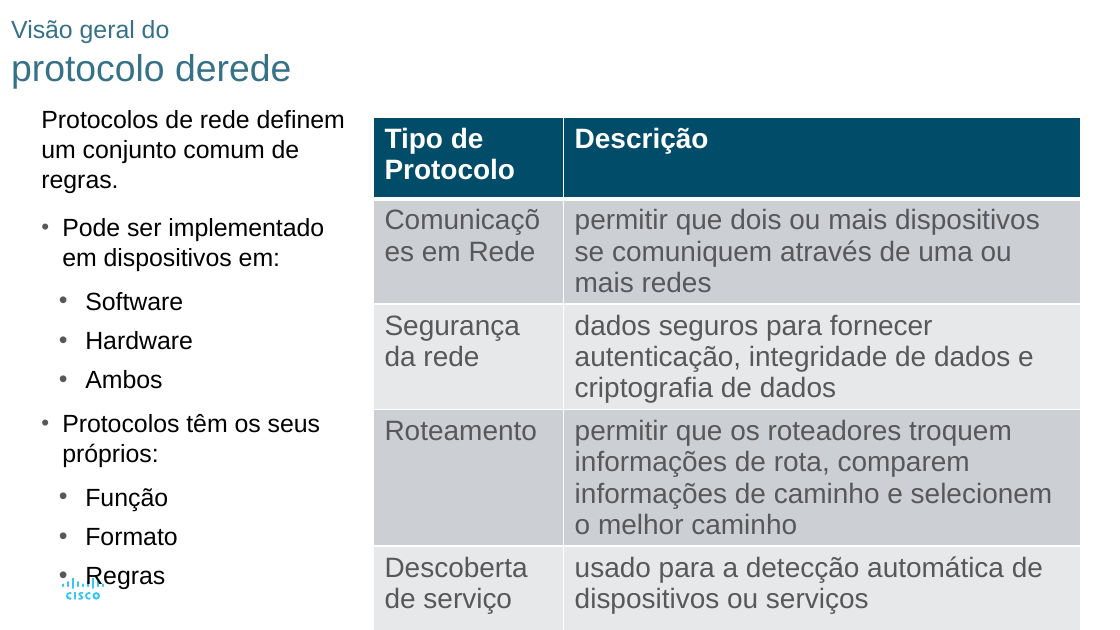
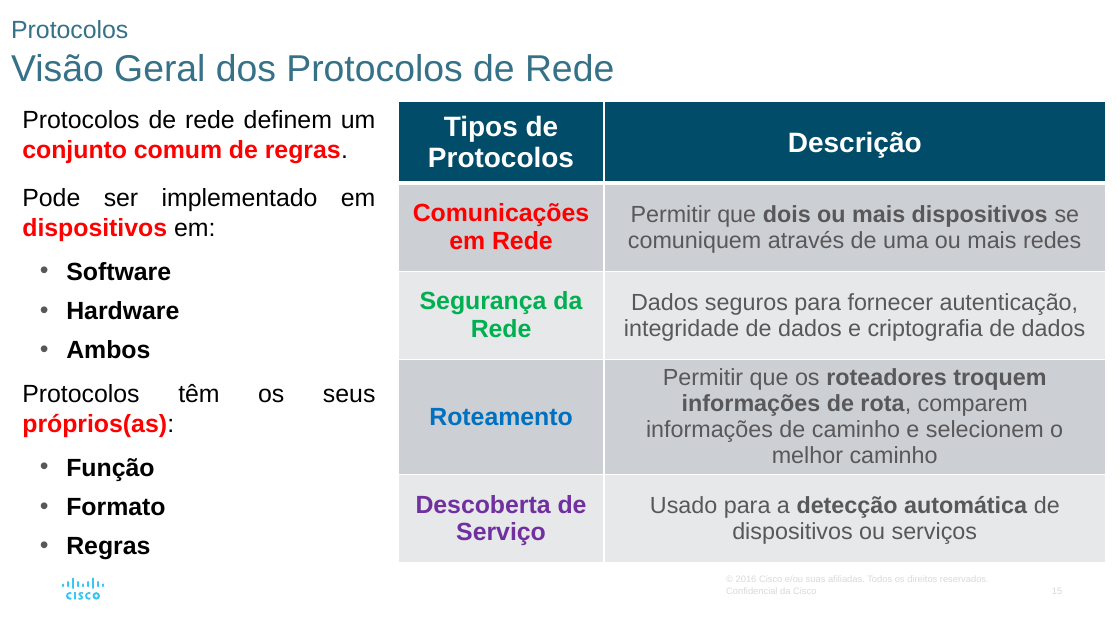
Before and after one commit to vaamonde/netacad, a slide deck: slide 15 of 02-CCNA-200-301-v7/01-CCNA-IntroducaoAsRedes-v7.02/01-Modulo01-PPTS/Modulo03-Protocolos.pptx. Drawn at 1120x630 pixels with LibreOffice and Linux fonts; fonts in the diff are those of the drawing. Boxes give left, top, right and bottom in pixels: in the first picture for what was removed or moved away, otherwise in the second. Text is boxed around its words. In the diff, an @@ line names an element or a change of style, - is before the commit and + after.

```diff
--- a/02-CCNA-200-301-v7/01-CCNA-IntroducaoAsRedes-v7.02/01-Modulo01-PPTS/Modulo03-Protocolos.pptx
+++ b/02-CCNA-200-301-v7/01-CCNA-IntroducaoAsRedes-v7.02/01-Modulo01-PPTS/Modulo03-Protocolos.pptx
@@ title at (11,20,614,82): text changed @@
-Visão geral do
-protocolo derede
+Protocolos
+Visão Geral dos Protocolos de Rede
@@ text "Protocolos de rede definem um ...": place and size @@
-text "Protocolos de rede definem um ..." at (41,110,345,546)
+text "Protocolos de rede definem um ..." at (22,110,376,516)
@@ text at (22,110,376,516): text colour #000000 to #FF0000 in "conjunto comum de regras.", "dispositivos"; bold on in "conjunto comum de regras.", "dispositivos", "Software", "Hardware" and 4 more places; alignment left to justified; bullet • to none @@
@@ table at (398,102,1105,549) @@
-row 1, column 1: Tipo de Protocolo
+row 1, column 1: Tipos de Protocolos
-row 2, column 2: permitir que dois ou mais dispositivos se comuniquem através de uma ou mais redes
+row 2, column 2: Permitir que dois ou mais dispositivos se comuniquem através de uma ou mais redes
-row 3, column 1: Segurança da rede
+row 3, column 1: Segurança da Rede
-row 3, column 2: dados seguros para fornecer autenticação, integridade de dados e criptografia de dados
+row 3, column 2: Dados seguros para fornecer autenticação, integridade de dados e criptografia de dados
-row 4, column 2: permitir que os roteadores troquem informações de rota, comparem informações de caminho e selecionem o melhor caminho
+row 4, column 2: Permitir que os roteadores troquem informações de rota, comparem informações de caminho e selecionem o melhor caminho
-row 5, column 1: Descoberta de serviço
+row 5, column 1: Descoberta de Serviço
-row 5, column 2: usado para a detecção automática de dispositivos ou serviços
+row 5, column 2: Usado para a detecção automática de dispositivos ou serviços
@@ size 18 to 16 pt, bold on in "Comunicações em Rede", "Roteamento" @@
@@ text colour #58585B to #FF0000 in "Comunicações em Rede" @@
@@ text colour #58585B to #0070C0 in "Roteamento" @@
@@ alignment left to centre @@
@@ table: place and size @@
-table at (373,118,1081,617)
+table at (398,102,1105,549)
@@ text at (22,384,375,403): text changed @@
-• Protocolos têm os seus próprios:
+Protocolos têm os seus próprios(as):
@@ page number added at (1052,586,1062,596), 6 pt, text #D9D9D9 @@
+15
```
Also in this commit, not shown: 41 other slides changed, 2 slides removed, 15 other files.
